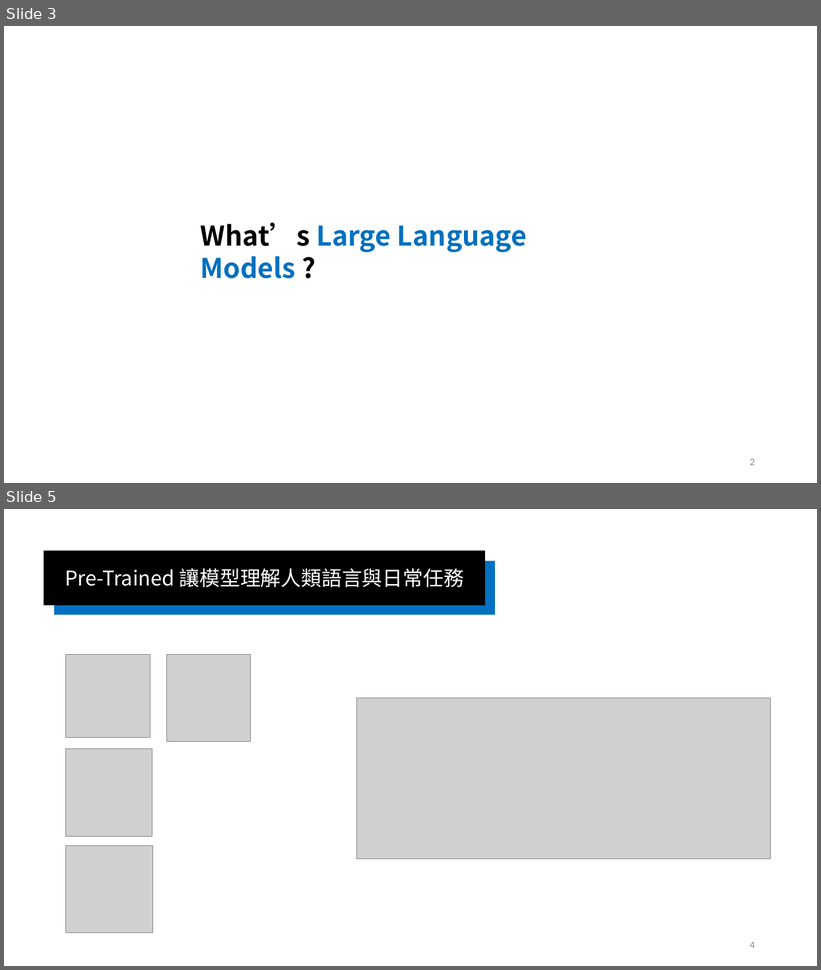
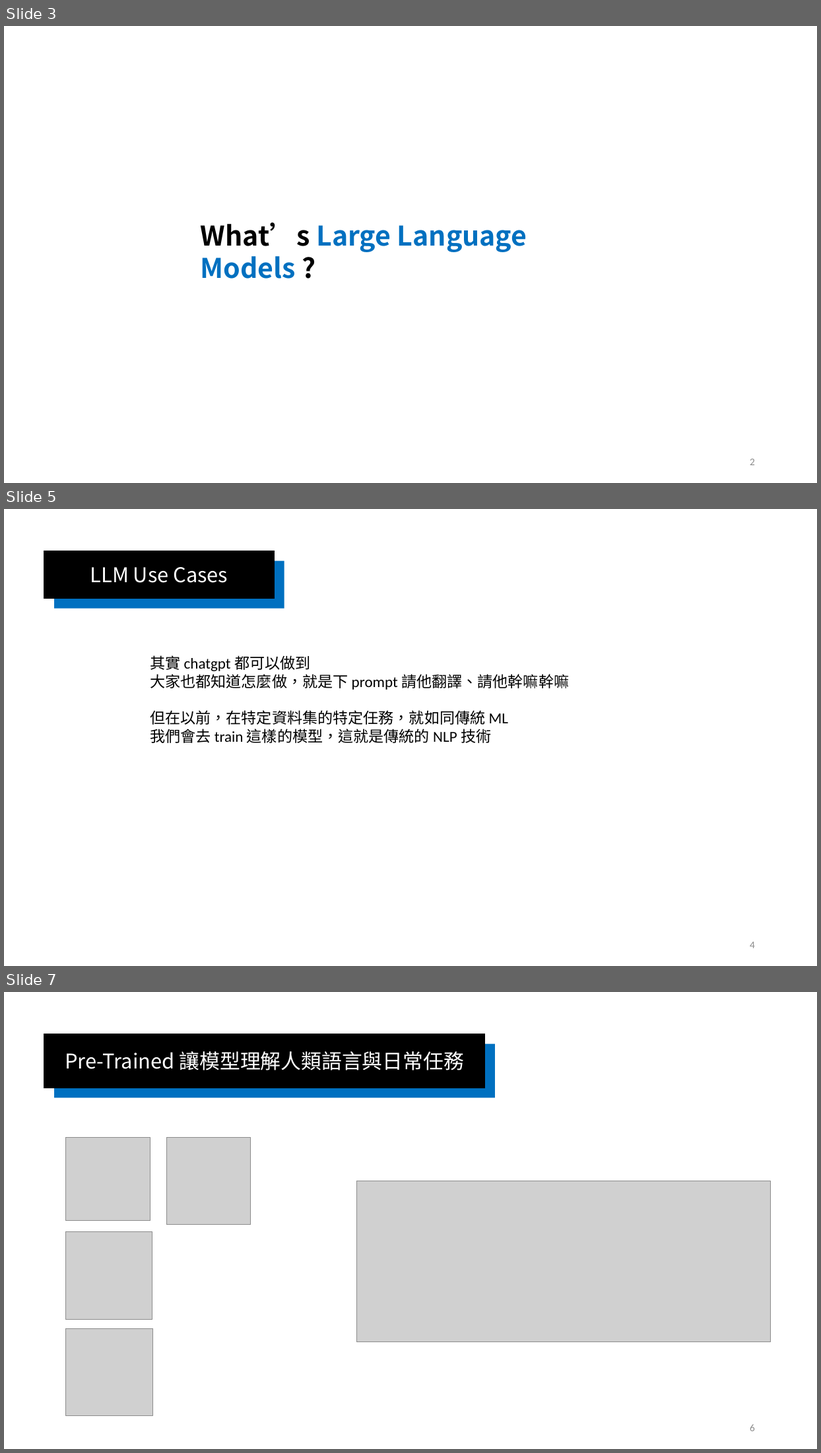
Before and after one commit to cathayins/llama_club, a slide deck: R1/R1.pptx. Shown one above the other, each under a label of ours: slides 3 and 5 before the commit, slides 3, 5 and 7 after it; the slides between them are not shown. The pictures are 821x970 and 821x1453 pixels, drawn with LibreOffice and Linux fonts; fonts in the diff are those of the drawing; grey boxes stand for pictures. Boxes give left, top, right and bottom in pixels: in the first picture for what was removed or moved away, otherwise in the second. Text is boxed around its words. In the diff, an @@ line names an element or a change of style, - is before the commit and + after.

```diff
--- a/R1/R1.pptx
+++ b/R1/R1.pptx
@@ slide 5 added at <box>4,509,817,966</box>, background #FFFFFF @@
@@ rectangle added at <box>44,551,274,599</box>, fill #000000, outline #000000 1 pt, 24 pt, text #FFFFFF @@
+LLM Use Cases
@@ rectangle added at <box>54,561,284,609</box>, fill #0070C0 @@
@@ text added at <box>150,656,569,743</box>, 18 pt, text #000000 @@
+其實 chatgpt 都可以做到
+大家也都知道怎麼做，就是下 prompt 請他翻譯、請他幹嘛幹嘛
+但在以前，在特定資料集的特定任務，就如同傳統 ML
+我們會去 train 這樣的模型，這就是傳統的 NLP 技術
@@ page number added at <box>750,942,755,949</box>, 12 pt, text #8C8C8C @@
+4
@@ what was slide 5 is now slide 7 @@
@@ page number at <box>750,1424,755,1432</box>: text changed @@
-4
+6
```
Also in this commit, not shown: 10 slides changed, 1 other slide added, 2 other files.
